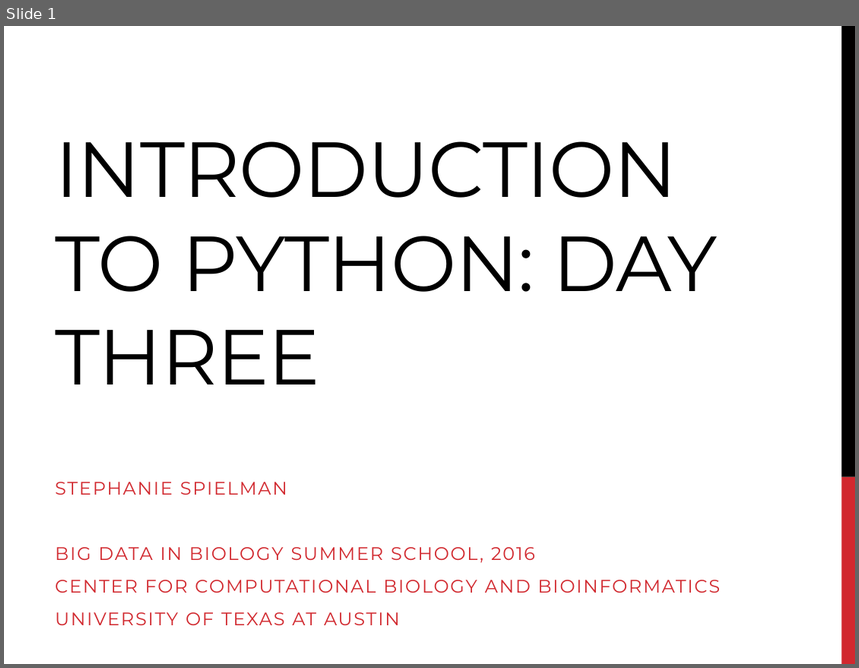
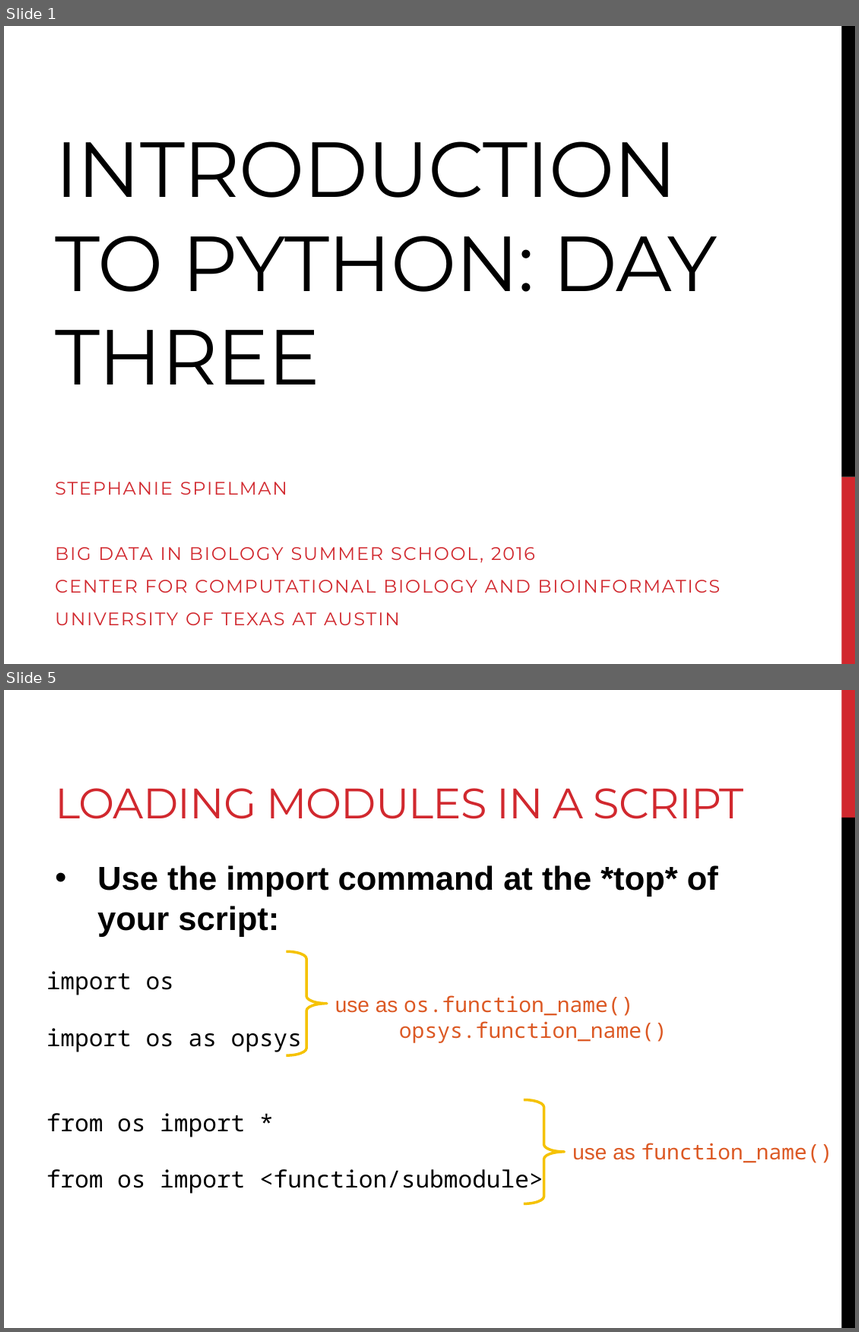
Before and after one commit to sjspielman/bdib2016_python, a slide deck: files/day3_materials/slides_day3.pptx. Shown one above the other, each under a label of ours: slide 1 before the commit, slides 1 and 5 after it; the slides between them are not shown. The pictures are 859x668 and 859x1332 pixels, drawn with LibreOffice and Linux fonts; fonts in the diff are those of the drawing. Boxes give left, top, right and bottom in pixels: in the first picture for what was removed or moved away, otherwise in the second. Text is boxed around its words. In the diff, an @@ line names an element or a change of style, - is before the commit and + after.

```diff
--- a/files/day3_materials/slides_day3.pptx
+++ b/files/day3_materials/slides_day3.pptx
@@ slide 5 added at [4, 690, 855, 1328], background #FFFFFF @@
@@ rectangle added at [842, 690, 855, 818], fill #D1282E @@
@@ title added at [55, 788, 744, 819], 36 pt, text #D1282E @@
+LOADING MODULES IN A SCRIPT
@@ rectangle added at [842, 818, 855, 1328], fill #000000 @@
@@ text added at [97, 866, 718, 937], 28 pt, text #000000, bold @@
+• Use the import command at the *top* of your script:
@@ right brace added at [287, 951, 328, 1055], outline #F5C201 2.25 pt @@
@@ text added at [47, 971, 544, 1195], 20 pt, text #000000 @@
+import os
+import os as opsys
+from os import *
+from os import <function/submodule>
@@ text added at [335, 996, 667, 1043], 18 pt, text #DC5924 @@
+use as os.function_name()
+opsys.function_name()
@@ right brace added at [524, 1100, 565, 1204], outline #F5C201 2.25 pt @@
@@ text added at [572, 1143, 833, 1163], 18 pt, text #DC5924 @@
+use as function_name()
```
Also in this commit, not shown: 22 other slides added, 15 slides removed, 30 other files.
